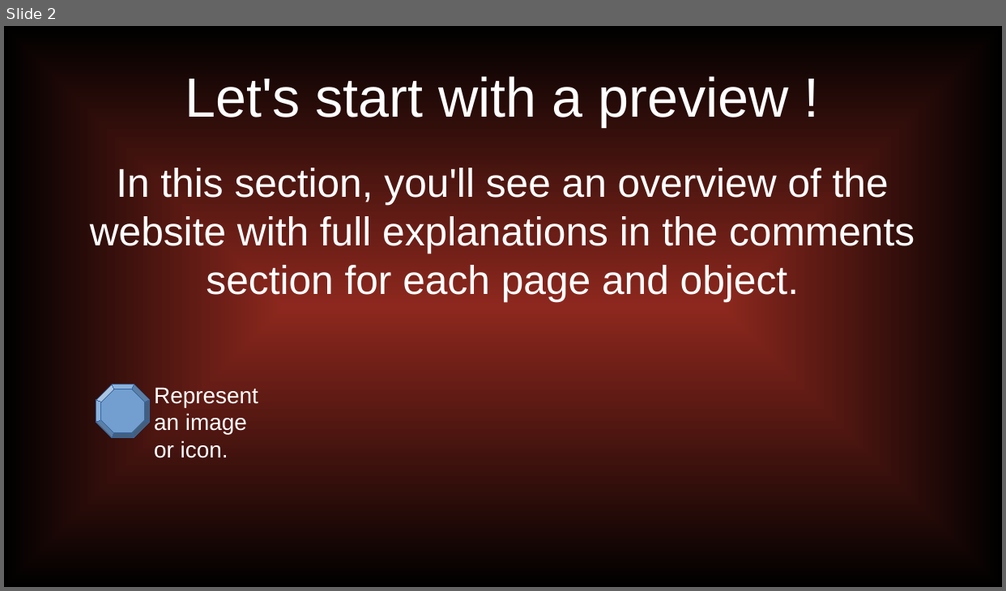
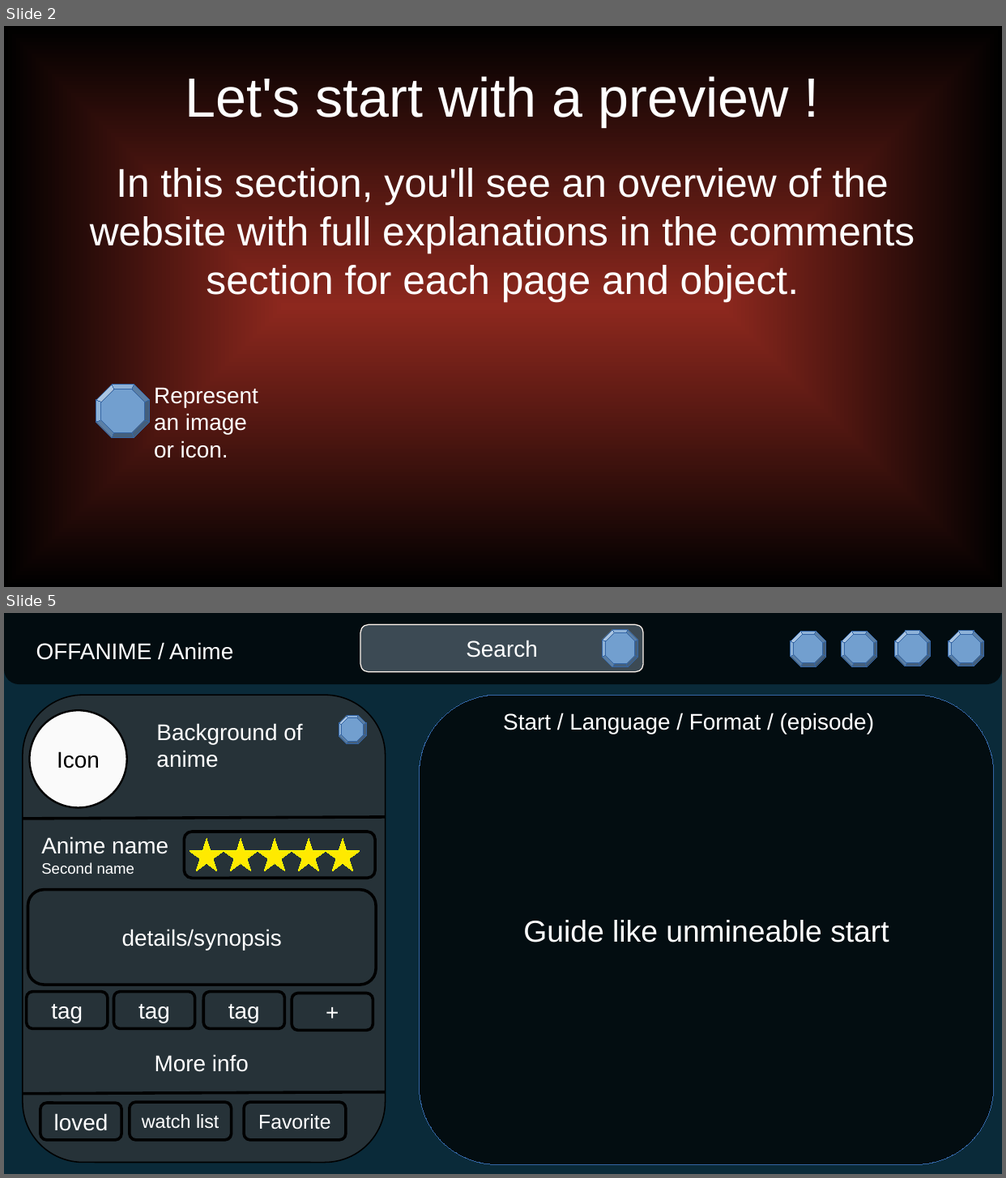
Before and after one commit to lebgdu543/OfflineAnime, a slide deck: offline anime website.odp. Shown one above the other, each under a label of ours: slide 2 before the commit, slides 2 and 5 after it; the slides between them are not shown. The pictures are 1006x591 and 1006x1178 pixels, drawn with LibreOffice and Linux fonts; fonts in the diff are those of the drawing. Boxes give left, top, right and bottom in pixels: in the first picture for what was removed or moved away, otherwise in the second. Text is boxed around its words. In the diff, an @@ line names an element or a change of style, - is before the commit and + after.

```diff
--- a/offline anime website.odp
+++ b/offline anime website.odp
@@ slide 5 added at <box>4,613,1002,1174</box>, background #0A2A39 @@
@@ rounded rectangle added at <box>4,613,1002,683</box>, fill #000000 at 70% opacity @@
@@ rounded rectangle added at <box>360,625,643,672</box>, fill #778899 at 50% opacity, outline #FFF5EE 0.79 pt, 18 pt, text #FFFFFF @@
+Search
@@ freeform shape added at <box>603,629,639,667</box>, fill #729FCF, outline #3465A4 0 pt @@
@@ freeform shape added at <box>791,631,826,666</box>, fill #729FCF, outline #3465A4 0 pt @@
@@ freeform shape added at <box>842,631,877,666</box>, fill #729FCF, outline #3465A4 0 pt @@
@@ freeform shape added at <box>895,631,931,666</box>, fill #729FCF, outline #3465A4 0 pt @@
@@ freeform shape added at <box>948,631,984,666</box>, fill #729FCF, outline #3465A4 0 pt @@
@@ text added at <box>36,642,233,660</box>, 18 pt, text #FFFFFF @@
+OFFANIME / Anime
@@ freeform shape added at <box>23,696,386,1164</box>, fill #263238, outline #000000 0.99 pt @@
@@ rounded rectangle added at <box>420,696,994,1165</box>, fill #030D11, outline #3465A4 0 pt, 24 pt, text #FFFFFF @@
+Guide like unmineable start
@@ ellipse added at <box>29,711,127,808</box>, fill #FAFAFA, outline #000000 1.5 pt, 18 pt, text #000000 @@
+Icon
@@ text added at <box>156,723,302,768</box>, 18 pt, text #FFFFFF @@
+Background of anime
@@ freeform shape added at <box>339,715,366,743</box>, fill #729FCF, outline #3465A4 0 pt @@
@@ text added at <box>503,713,874,734</box>, 18 pt, text #FFFFFF @@
+Start / Language / Format / (episode)
@@ line added from (23, 819) to (386, 817), #000000 2.3 pt @@
@@ text added at <box>41,837,168,874</box>, 12 pt, text #FFFFFF @@
+Anime name
+Second name
@@ rounded rectangle added at <box>184,833,375,879</box>, outline #000000 2.3 pt @@
@@ star added at <box>189,838,224,871</box>, fill #FFEA00, outline #FFFF00 0 pt @@
@@ star added at <box>224,838,258,871</box>, fill #FFEA00, outline #FFFF00 0 pt @@
@@ star added at <box>258,838,292,871</box>, fill #FFEA00, outline #FFFF00 0 pt @@
@@ star added at <box>292,838,326,871</box>, fill #FFEA00, outline #FFFF00 0 pt @@
@@ star added at <box>326,838,360,871</box>, fill #FFEA00, outline #FFFF00 0 pt @@
@@ rounded rectangle added at <box>27,890,375,985</box>, outline #000000 2.3 pt, 18 pt, text #FFFFFF @@
+details/synopsis
@@ rounded rectangle added at <box>27,991,108,1029</box>, outline #000000 2.3 pt, 18 pt, text #FFFFFF @@
+tag
@@ rounded rectangle added at <box>113,991,195,1029</box>, outline #000000 2.3 pt, 18 pt, text #FFFFFF @@
+tag
@@ rounded rectangle added at <box>203,991,285,1029</box>, outline #000000 2.3 pt, 18 pt, text #FFFFFF @@
+tag
@@ rounded rectangle added at <box>292,994,373,1030</box>, outline #000000 2.3 pt, 18 pt, text #FFFFFF @@
++
@@ text added at <box>155,1054,249,1072</box>, 18 pt, text #FFFFFF @@
+More info
@@ line added from (23, 1094) to (386, 1092), #000000 2.3 pt @@
@@ rounded rectangle added at <box>40,1103,121,1140</box>, outline #000000 2.3 pt, 18 pt, text #FFFFFF @@
+loved
@@ rounded rectangle added at <box>129,1102,232,1140</box>, outline #000000 2.3 pt, 15 pt, text #FFFFFF @@
+watch list
@@ rounded rectangle added at <box>244,1102,347,1140</box>, outline #000000 2.3 pt, 16 pt, text #FFFFFF @@
+Favorite
```
Also in this commit, not shown: 1 slide changed, 2 other slides added, 21 other files.
